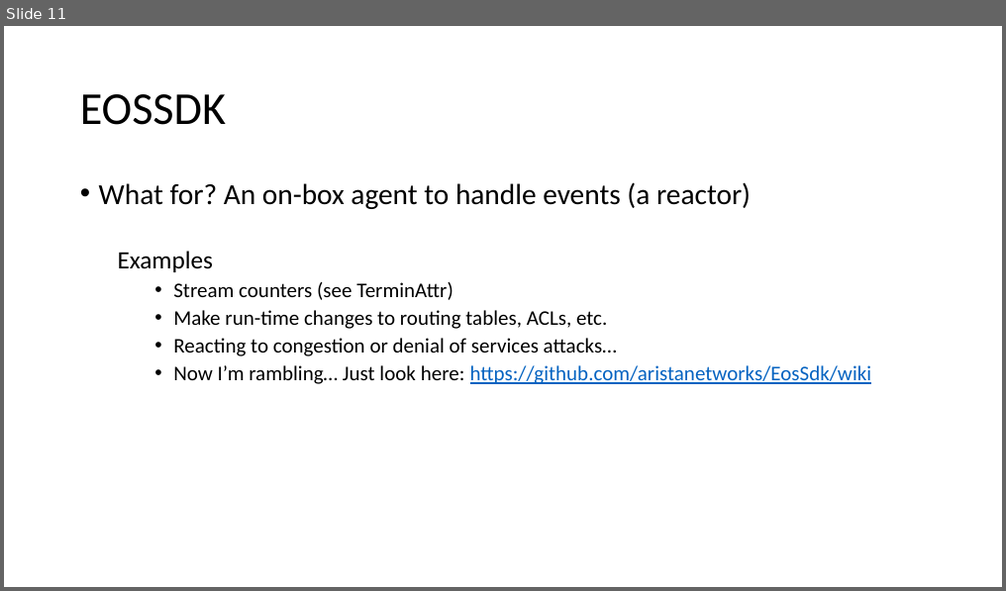
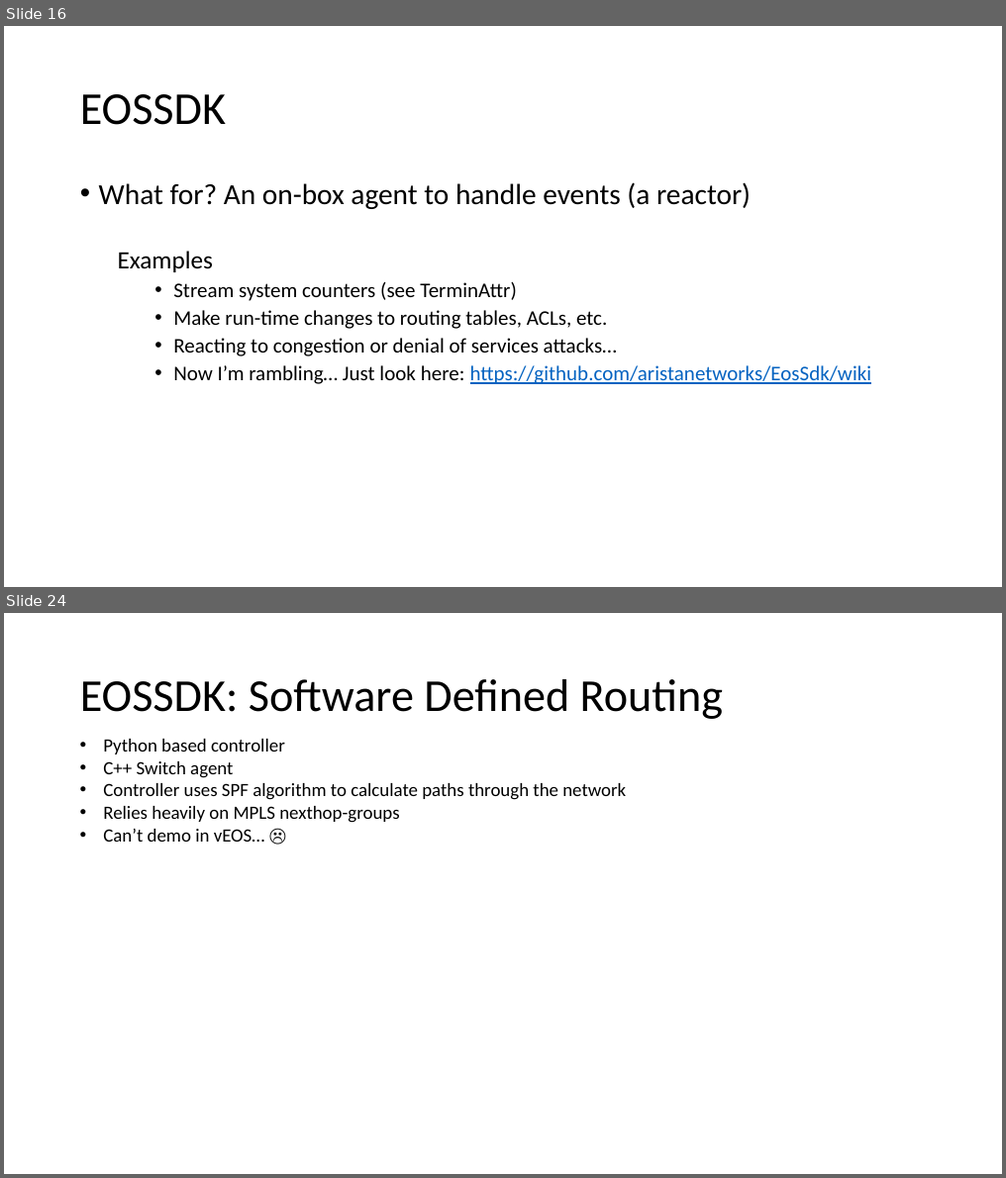
Before and after one commit to arista-northwest/arista-programmability, a slide deck: Arista Programmability.pptx. Shown one above the other, each under a label of ours: slide 11 before the commit, slides 16 and 24 after it; the slides between them are not shown. The pictures are 1006x591 and 1006x1178 pixels, drawn with LibreOffice and Linux fonts; fonts in the diff are those of the drawing. Boxes give left, top, right and bottom in pixels: in the first picture for what was removed or moved away, otherwise in the second. Text is boxed around its words. In the diff, an @@ line names an element or a change of style, - is before the commit and + after.

```diff
--- a/Arista Programmability.pptx
+++ b/Arista Programmability.pptx
@@ slide 24 added at [4, 613, 1002, 1174], background #FFFFFF @@
@@ title added at [80, 679, 723, 719], 44 pt, text #000000 @@
+EOSSDK: Software Defined Routing
@@ text added at [103, 739, 626, 842], 18 pt, text #000000 @@
+• Python based controller
+• C++ Switch agent
+• Controller uses SPF algorithm to calculate paths through the network
+• Relies heavily on MPLS nexthop-groups
+• Can’t demo in vEOS… ☹
@@ what was slide 11 is now slide 16 @@
@@ slide 16 changed as well @@
@@ text at [173, 282, 516, 301]: text changed @@
-    • Stream counters (see TerminAttr)
+    • Stream system counters (see TerminAttr)
```
Also in this commit, not shown: 5 other slides changed, 14 other slides added, 3 slides removed.
